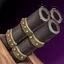
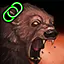
Layers edited between the first and the second 64x64 image:
added layer "Circle Sign #1" above "Circle Sign" over [1, 0, 24, 24]
hid "pepperbox.webp" over [0, 0, 64, 64]
added layer "apex-companion.webp" above "bolts.webp" over [0, 0, 64, 64]
